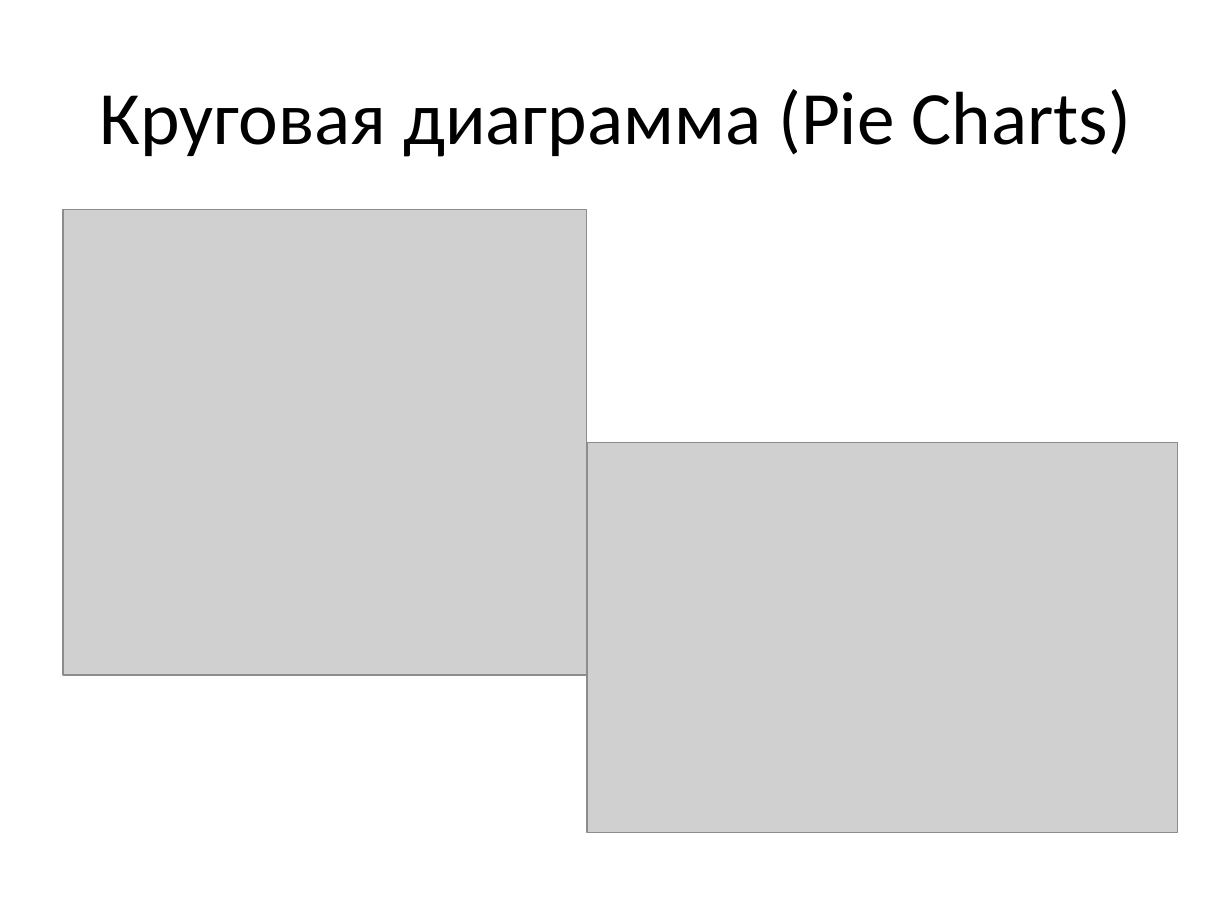
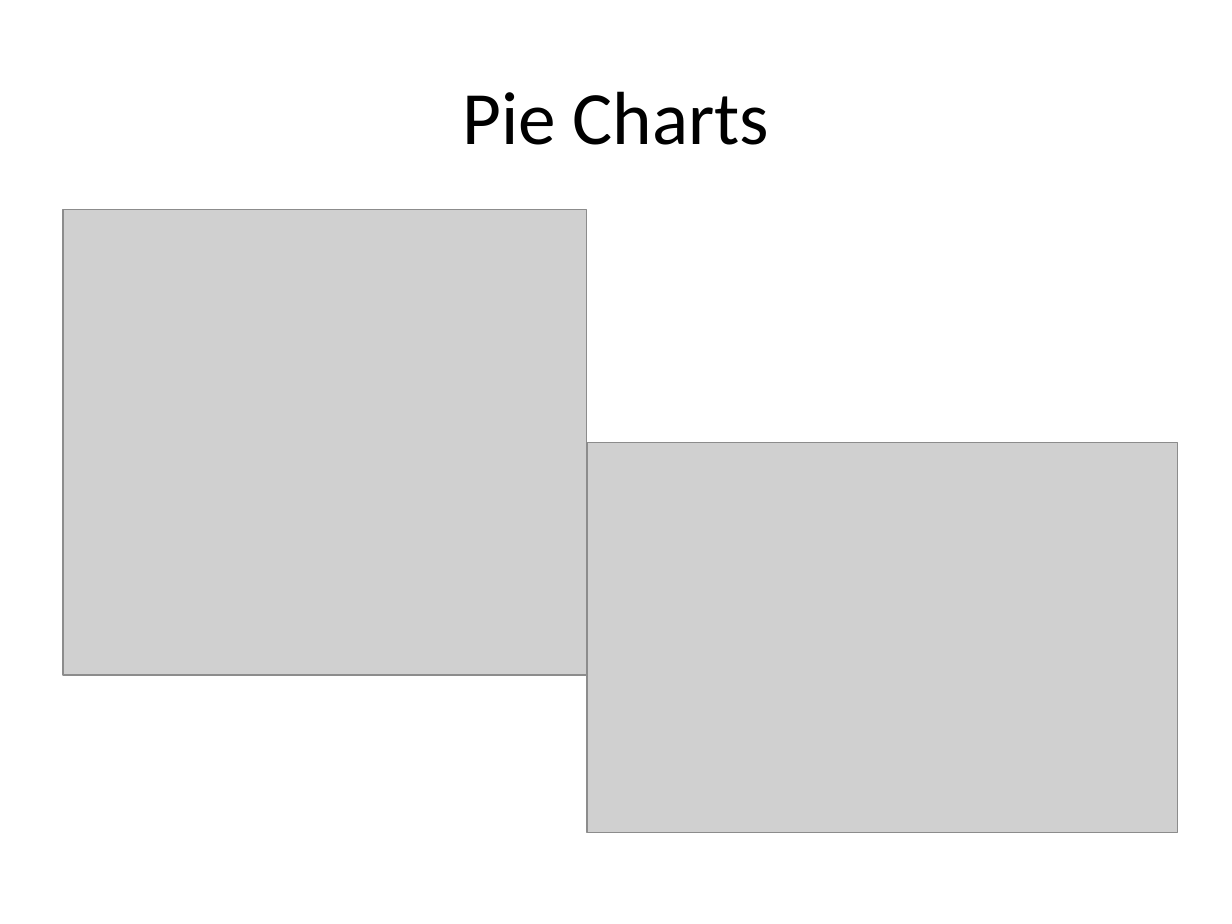
Before and after one commit to a-vodka/dv, a slide deck: slide 14 of dv-lec1-intro.pptx. Drawn at 1232x924 pixels with LibreOffice and Linux fonts; fonts in the diff are those of the drawing; grey boxes stand for pictures; background and template pictures are left out. Boxes give left, top, right and bottom in pixels: in the first picture for what was removed or moved away, otherwise in the second. Text is boxed around its words. In the diff, an @@ line names an element or a change of style, - is before the commit and + after.

```diff
--- a/dv-lec1-intro.pptx
+++ b/dv-lec1-intro.pptx
@@ title at box(462, 91, 770, 145): text changed @@
-Круговая диаграмма (Pie Charts)
+Pie Charts
```
Also in this commit, not shown: 28 other slides changed, 5 slides added, 5 slides removed, 9 other files.
